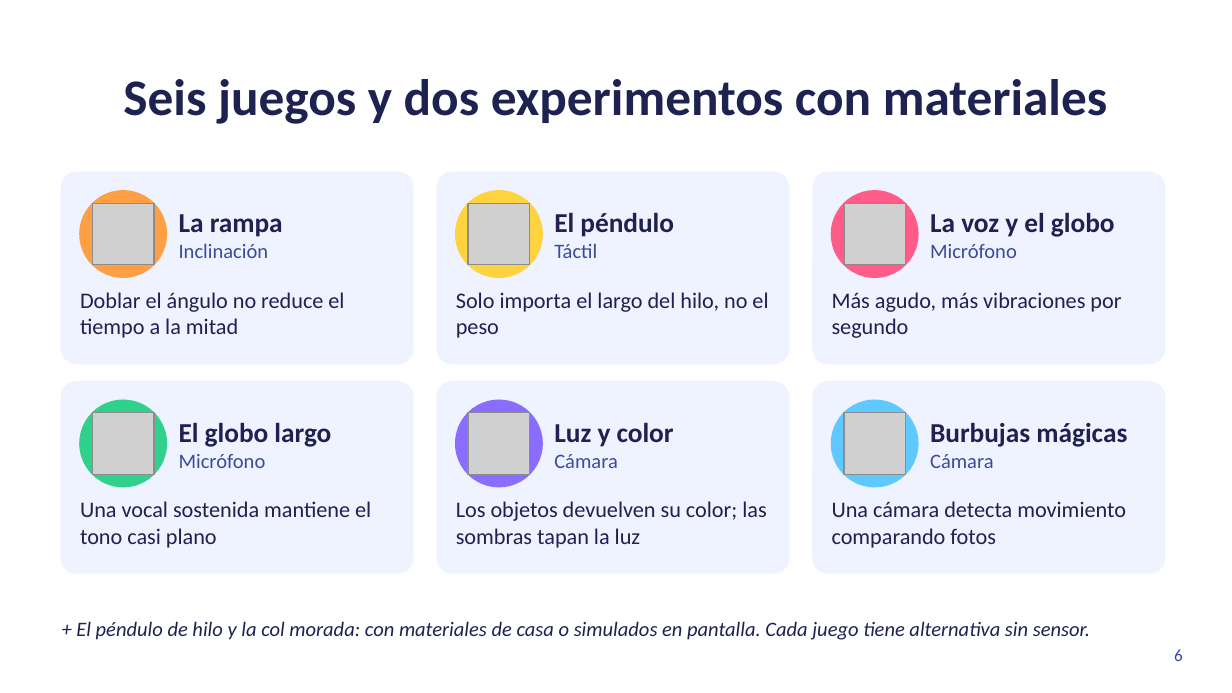
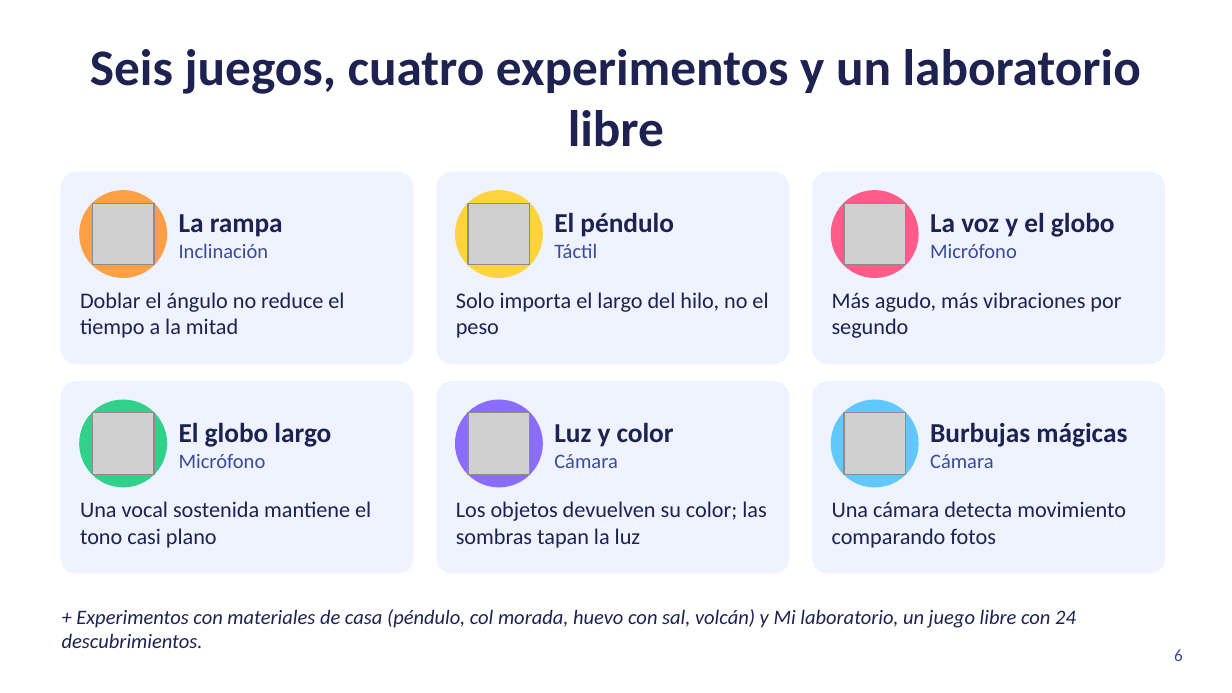
Before and after one commit to danielvaldess/chispa-lab, a slide deck: slide 6 of docs/presentacion/Chispa-Lab-hack4edu-2026.pptx. Drawn at 1232x693 pixels with LibreOffice and Linux fonts; fonts in the diff are those of the drawing; grey boxes stand for pictures. Boxes give left, top, right and bottom in pixels: in the first picture for what was removed or moved away, otherwise in the second. Text is boxed around its words. In the diff, an @@ line names an element or a change of style, - is before the commit and + after.

Commit message:
feat(experimentos): el huevo y la sal, y el volcán de bicarbonato, dos experimentos famosos y fáciles con hipótesis y prueba justa
Mismo ciclo que el péndulo y la col (materiales y seguridad, hipótesis, medir, gráfica, conclusión, cuaderno), con versión simulada si no hay materiales. Entran en el diagnóstico de ideas erróneas, las pistas con los datos del niño y el panel para adultos. docs: guía docente, evidencia, presentación con Mi laboratorio y cifras actualizadas. chore(android): versión 1.2.0.

```diff
--- a/docs/presentacion/Chispa-Lab-hack4edu-2026.pptx
+++ b/docs/presentacion/Chispa-Lab-hack4edu-2026.pptx
@@ title at <box>90,49,1141,147</box>: text changed @@
-Seis juegos y dos experimentos con materiales
+Seis juegos, cuatro experimentos y un laboratorio libre
@@ text at <box>62,609,1076,648</box>: text changed @@
-+ El péndulo de hilo y la col morada: con materiales de casa o simulados en pantalla. Cada juego tiene alternativa sin sensor.
++ Experimentos con materiales de casa (péndulo, col morada, huevo con sal, volcán) y Mi laboratorio, un juego libre con 24 descubrimientos.
```
Also in this commit, not shown: 2 other slides changed, 26 other files.
